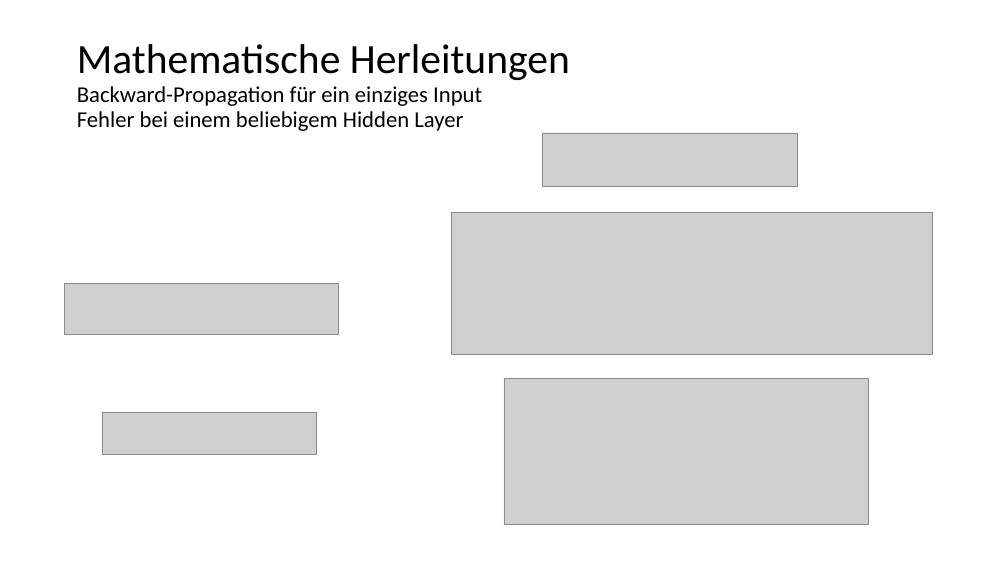
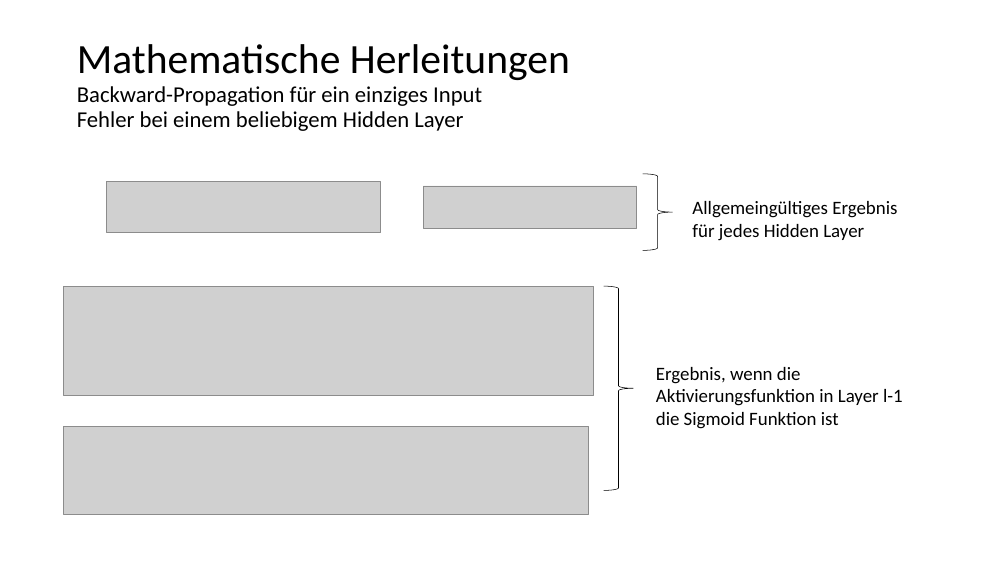
Before and after one commit to kevinsuedmersen/neural_networks_from_scratch, a slide deck: slide 9 of theory/submission/result_presentation.pptx. Drawn at 1008x567 pixels with LibreOffice and Linux fonts; fonts in the diff are those of the drawing; grey boxes stand for pictures. Boxes give left, top, right and bottom in pixels: in the first picture for what was removed or moved away, otherwise in the second. Text is boxed around its words. In the diff, an @@ line names an element or a change of style, - is before the commit and + after.

```diff
--- a/theory/submission/result_presentation.pptx
+++ b/theory/submission/result_presentation.pptx
@@ picture removed at box(543, 133, 797, 187) @@
@@ right brace added at box(643, 174, 673, 250), outline #000000 0.5 pt @@
@@ picture: place and size @@
-picture at box(64, 284, 338, 335)
+picture at box(107, 181, 380, 233)
@@ picture: place and size @@
-picture at box(103, 412, 316, 454)
+picture at box(423, 186, 637, 228)
@@ text added at box(692, 201, 897, 241), 18 pt, text #000000 @@
+Allgemeingültiges Ergebnis für jedes Hidden Layer
@@ picture removed at box(451, 212, 932, 355) @@
@@ picture added at box(64, 286, 594, 395) @@
@@ right brace added at box(603, 286, 634, 490), outline #000000 0.5 pt @@
@@ picture removed at box(504, 378, 870, 525) @@
@@ text added at box(656, 367, 903, 429), 18 pt, text #000000 @@
+Ergebnis, wenn die Aktivierungsfunktion in Layer l-1 die Sigmoid Funktion ist
@@ picture added at box(64, 426, 588, 514) @@
```
Also in this commit, not shown: 3 other slides changed, 4 slides added, 1 slide removed.
